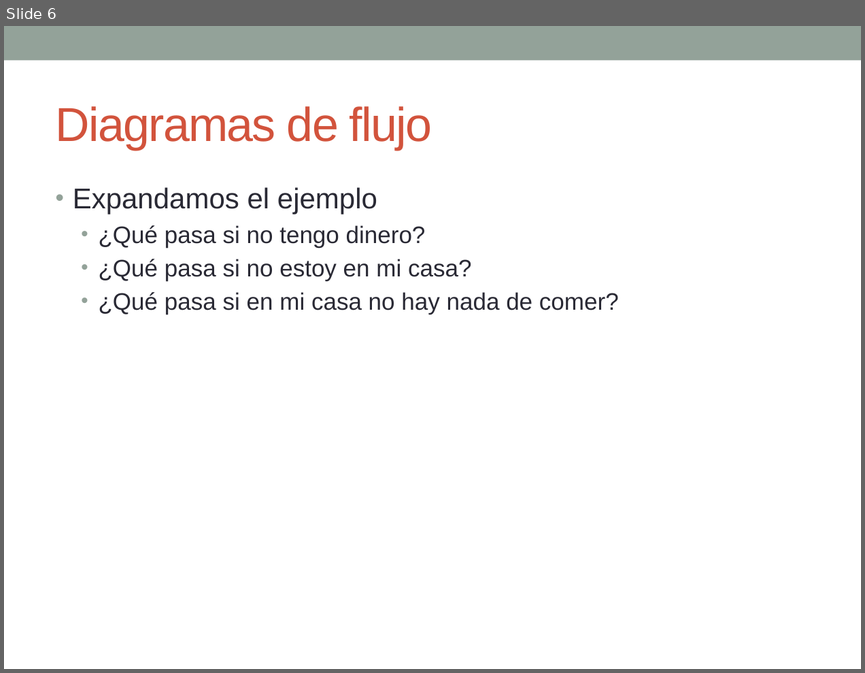
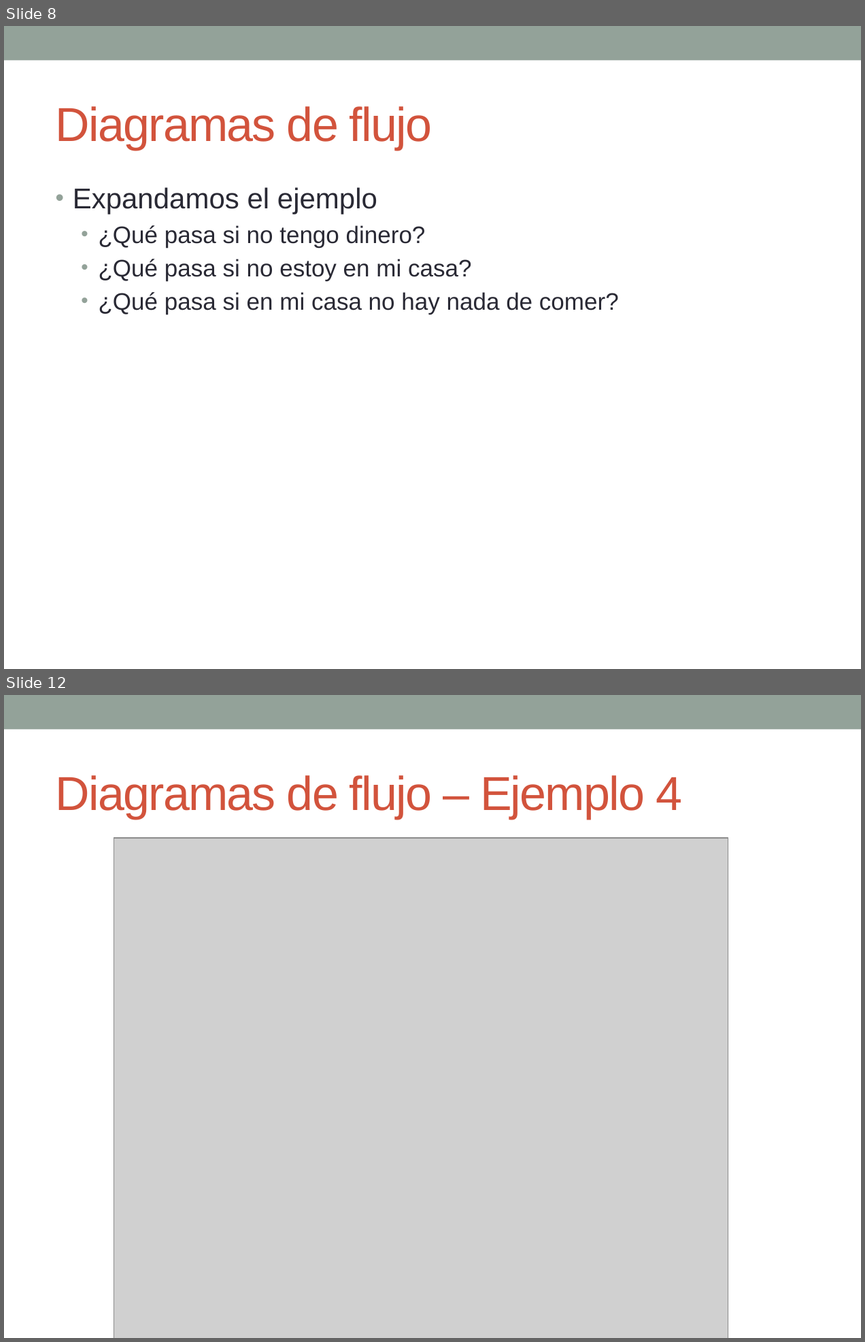
Before and after one commit to esolorzanob/UPI_Introduccion, a slide deck: Semana 2.pptx. Shown one above the other, each under a label of ours: slide 6 before the commit, slides 8 and 12 after it; the slides between them are not shown. The pictures are 865x673 and 865x1342 pixels, drawn with LibreOffice and Linux fonts; fonts in the diff are those of the drawing; grey boxes stand for pictures. Boxes give left, top, right and bottom in pixels: in the first picture for what was removed or moved away, otherwise in the second. Text is boxed around its words. In the diff, an @@ line names an element or a change of style, - is before the commit and + after.

```diff
--- a/Semana 2.pptx
+++ b/Semana 2.pptx
@@ slide 12 added at <box>4,695,861,1338</box>, background #FFFFFF; not listed: 1 template element that a slide beside it also shows @@
@@ title added at <box>56,775,682,819</box>, 40 pt, text #D2533C @@
+Diagramas de flujo – Ejemplo 4
@@ picture added at <box>113,838,728,1338</box> @@
@@ what was slide 6 is now slide 8 @@
```
Also in this commit, not shown: 4 slides changed, 7 other slides added.
